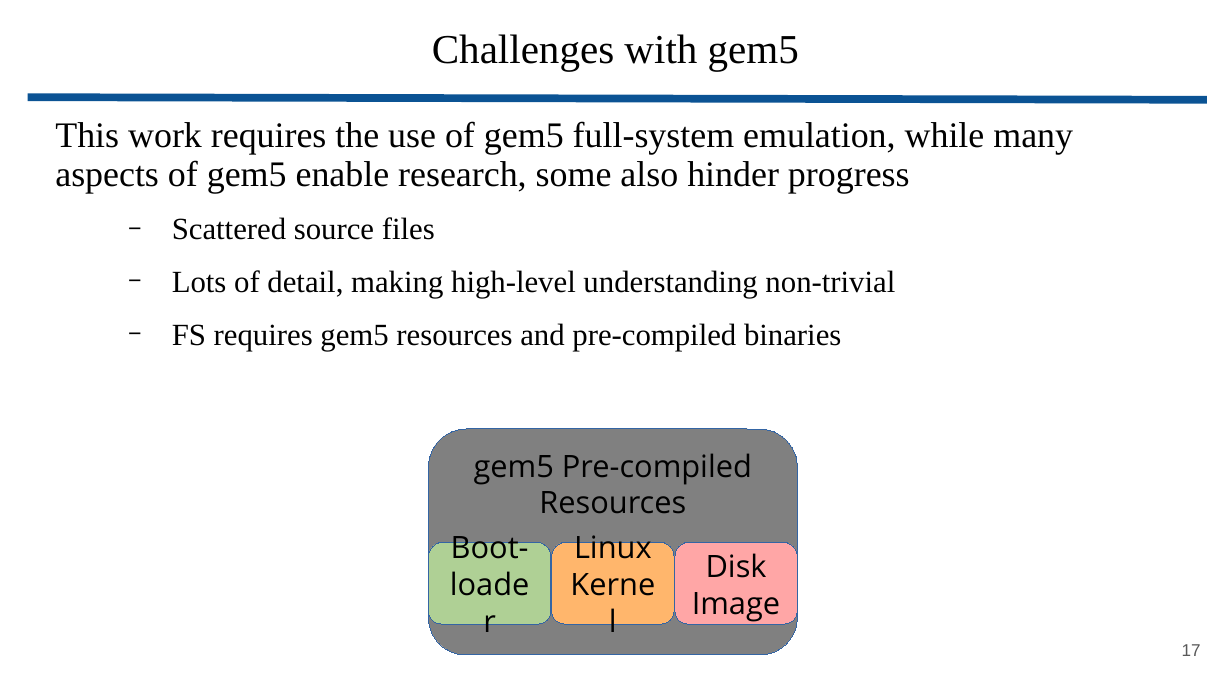
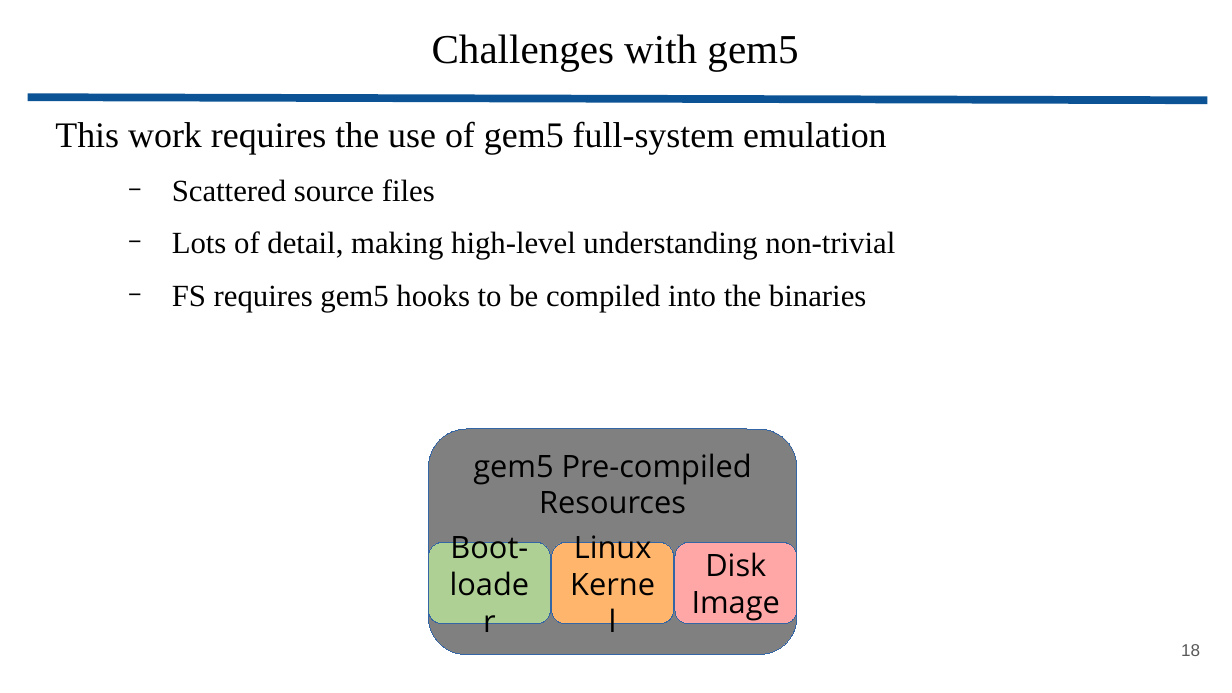
Before and after one commit to wbuziak/grad-research, a slide deck: slide 18 of resources/presentations/secure_mem_masters.pptx (slide 17 before the commit). Drawn at 1232x693 pixels with LibreOffice and Linux fonts; fonts in the diff are those of the drawing. Boxes give left, top, right and bottom in pixels: in the first picture for what was removed or moved away, otherwise in the second. Text is boxed around its words. In the diff, an @@ line names an element or a change of style, - is before the commit and + after.

```diff
--- a/resources/presentations/secure_mem_masters.pptx
+++ b/resources/presentations/secure_mem_masters.pptx
@@ text at box(55, 121, 886, 154): text changed @@
-This work requires the use of gem5 full-system emulation, while many aspects of gem5 enable research, some also hinder progress
+This work requires the use of gem5 full-system emulation
@@ text at box(172, 284, 866, 312): text changed @@
-  − FS requires gem5 resources and pre-compiled binaries
+  − FS requires gem5 hooks to be compiled into the binaries
@@ page number at box(1181, 644, 1200, 656): text changed @@
-17
+18
```
Also in this commit, not shown: 13 other slides changed, 8 slides added, 10 slides removed, 23 other files.
